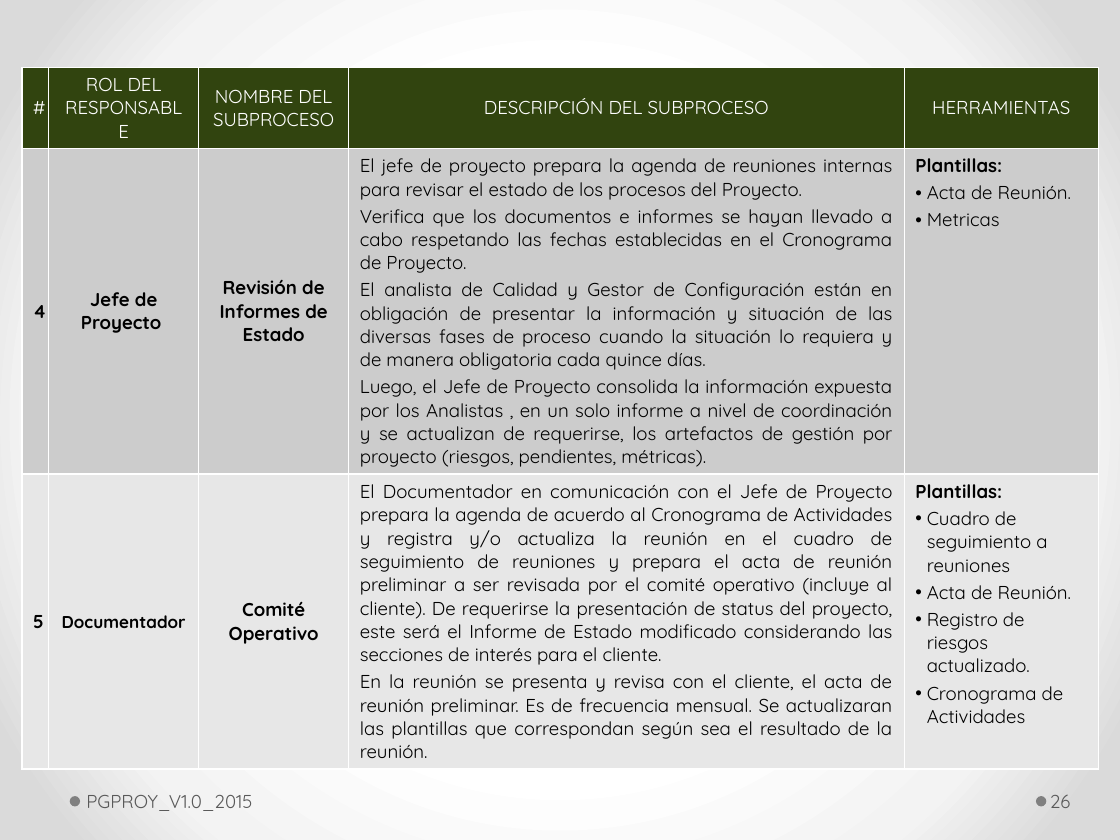
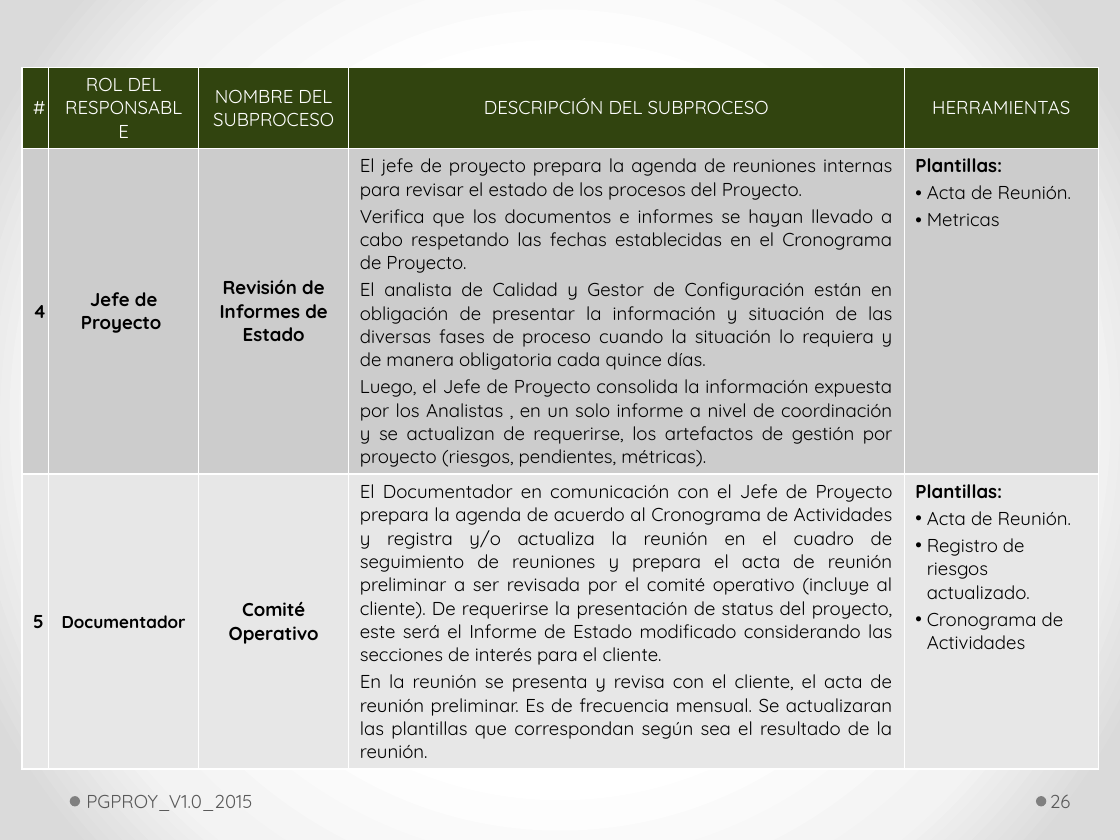
Before and after one commit to lowrider80/UTP-GPS-ALARM, a slide deck: slide 26 of Area_de_Proceso-_PP-PMC/PGPROY_V1.1_2015.pptx. Drawn at 1120x840 pixels with LibreOffice and Linux fonts; fonts in the diff are those of the drawing. Boxes give left, top, right and bottom in pixels: in the first picture for what was removed or moved away, otherwise in the second. Text is boxed around its words. In the diff, an @@ line names an element or a change of style, - is before the commit and + after.

```diff
--- a/Area_de_Proceso-_PP-PMC/PGPROY_V1.1_2015.pptx
+++ b/Area_de_Proceso-_PP-PMC/PGPROY_V1.1_2015.pptx
@@ table at [22, 67, 1099, 762] @@
-row 3, column 5: Plantillas: / Cuadro de seguimiento a reuniones / Acta de Reunión. / Registro de riesgos actualizado. / Cronograma de Actividades
+row 3, column 5: Plantillas: / Acta de Reunión. / Registro de riesgos actualizado. / Cronograma de Actividades
```
Also in this commit, not shown: 25 other slides changed.
